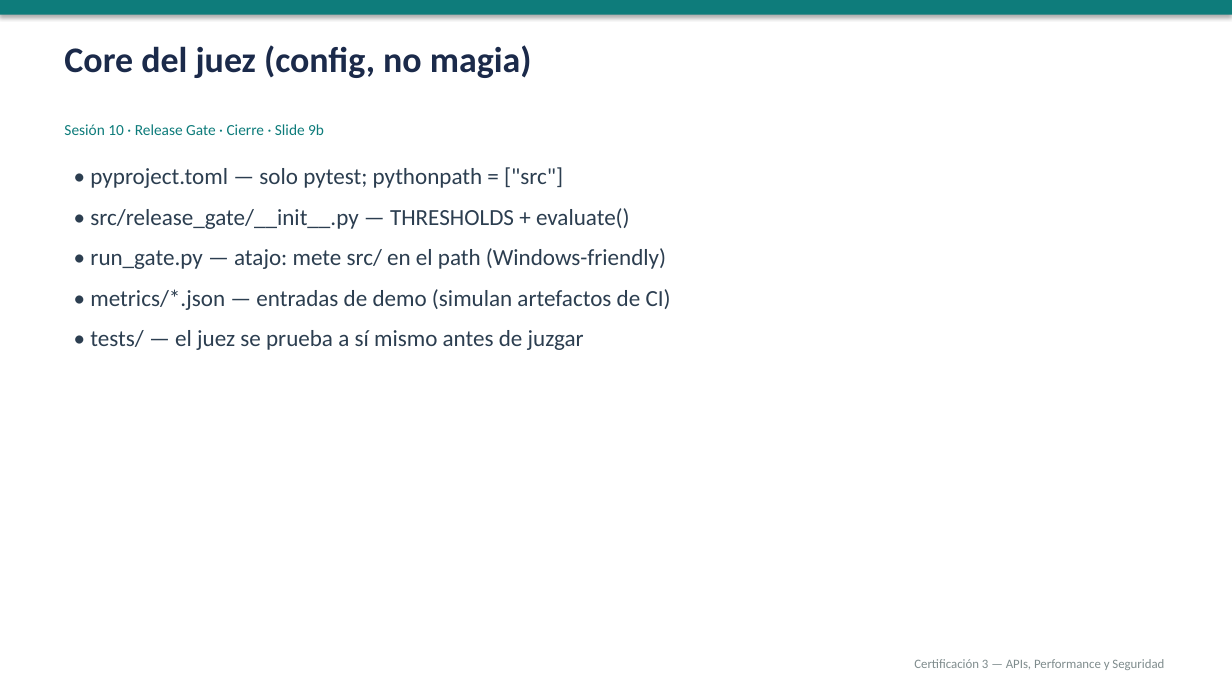
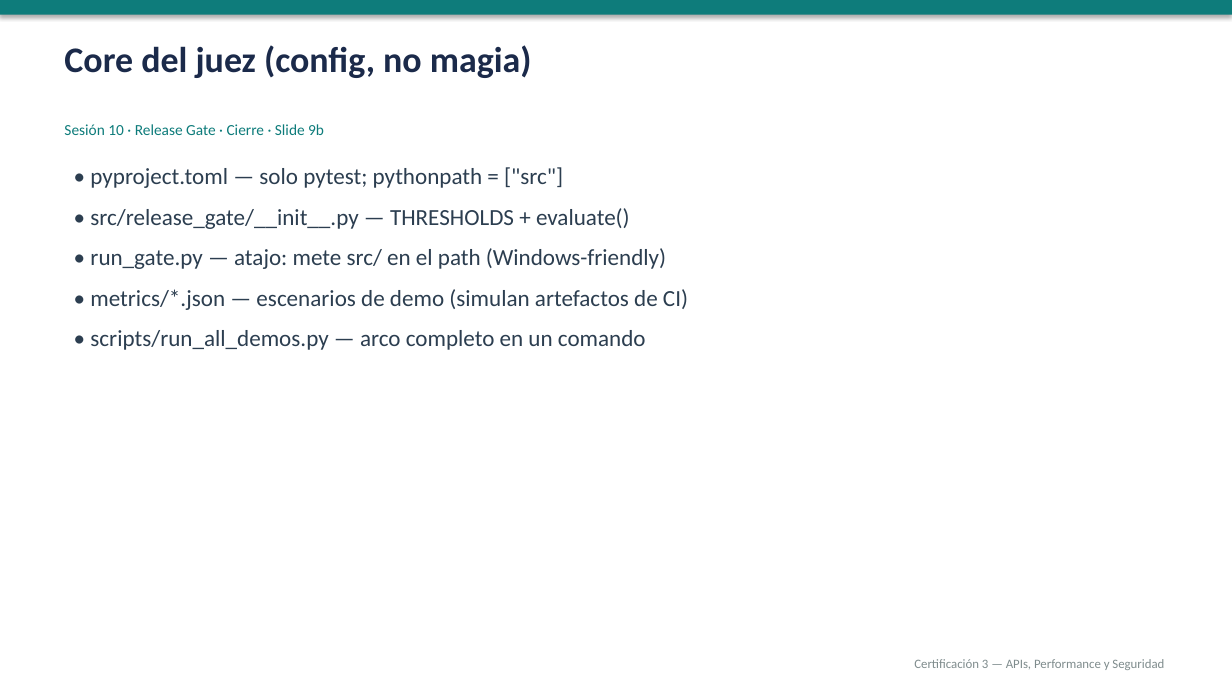
Before and after one commit to NelsonFlores1/Fork-curso_1, a slide deck: slide 12 of sesiones/sesion-10/sesion-10.pptx (slide 10 before the commit). Drawn at 1232x693 pixels with LibreOffice and Linux fonts; fonts in the diff are those of the drawing. Boxes give left, top, right and bottom in pixels: in the first picture for what was removed or moved away, otherwise in the second. Text is boxed around its words. In the diff, an @@ line names an element or a change of style, - is before the commit and + after.

```diff
--- a/sesiones/sesion-10/sesion-10.pptx
+++ b/sesiones/sesion-10/sesion-10.pptx
@@ text at [90,289,688,350]: text changed @@
-• metrics/*.json — entradas de demo (simulan artefactos de CI)
-• tests/ — el juez se prueba a sí mismo antes de juzgar
+• metrics/*.json — escenarios de demo (simulan artefactos de CI)
+• scripts/run_all_demos.py — arco completo en un comando
```
Also in this commit, not shown: 13 other slides changed, 4 slides added, 1 slide removed, 17 other files.
